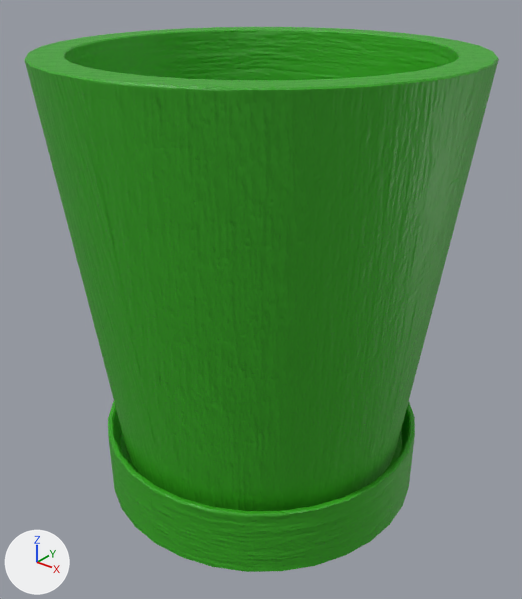
What one commit did to the FBX model ZTGKEngine/res/models/zagadka_kwiaty/donica_zielona.fbx.
Before and after are seen from a 50 mm lens placed at (5.462, 8.023, 2.141), pointed at (4.006, 9.843, 1.013). Every picture has the same lights, and +X, +Y and +Z are marked at lower left. Where no turn or scale is listed for an object, it has been applied to the vertices.

Script lines for the objects in view, before the commit:
```python
me_cylinder = bpy.data.meshes.new('Cylinder')
me_cylinder.from_pydata(...)  # 866 vertices, 864 faces; spans x -0.7..0.7, y -0.7..0.7, z -0.91..0.7
me_cylinder.materials.append(mat_don_ziel)
ob_donica = bpy.data.objects.new('donica', me_cylinder)
ob_donica.location = (3.995, 9.859, 1.159)
```
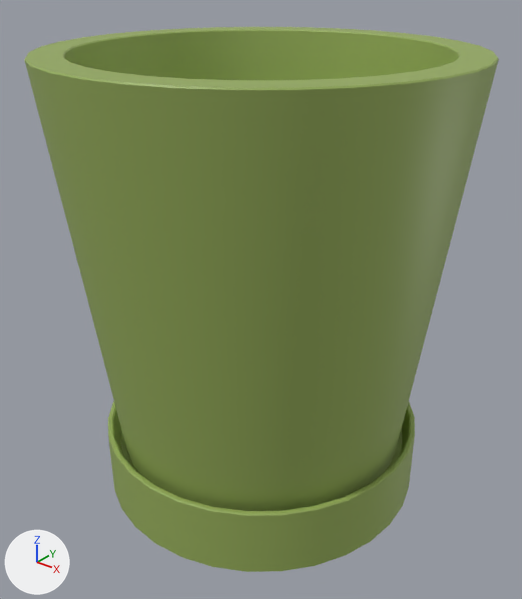
The newer file is also turned or shifted as a whole; pictures and numbers use the older file's frame.

Changed parts and their boxes (x1, y1, x2, y2) in the pictures (522 x 599 px):
'donica', recoloured
    both: (24, 27, 499, 572)

The change, as a list of edits to the scene's bpy script:
```text
Add img_paski_doniczkowe_zielone_base_color_png:
    img_paski_doniczkowe_zielone_base_color_png = load_image('paski_doniczkowe_zielone_Base_color.png', '_unpacked/paski_doniczkowe_zielone_Base_color.png', 1024, 1024, 'sRGB')
Add img_paski_doniczkowe_zielone_metallic_png:
    img_paski_doniczkowe_zielone_metallic_png = load_image('paski_doniczkowe_zielone_Metallic.png', '_unpacked/paski_doniczkowe_zielone_Metallic.png', 1024, 1024, 'Non-Color')
Add img_paski_doniczkowe_zielone_normal_png:
    img_paski_doniczkowe_zielone_normal_png = load_image('paski_doniczkowe_zielone_Normal.png', '_unpacked/paski_doniczkowe_zielone_Normal.png', 1024, 1024, 'Non-Color')
Add mat_paski_doniczkowe_zielone:
    mat_paski_doniczkowe_zielone = bpy.data.materials.new('paski_doniczkowe_zielone')
    # uses the picture img_paski_doniczkowe_zielone_base_color_png
    # uses the picture img_paski_doniczkowe_zielone_metallic_png
    # uses the picture img_paski_doniczkowe_zielone_normal_png
Change me_cylinder:
    where me_cylinder.from_pydata(...)  # 866 vertices, 864 faces; spans x -0.7..0.7, y -0.7..0.7, z -0.91..0.7
    remove me_cylinder.materials.append(mat_don_ziel)
    add me_cylinder.materials.append(mat_paski_doniczkowe_zielone)
```
